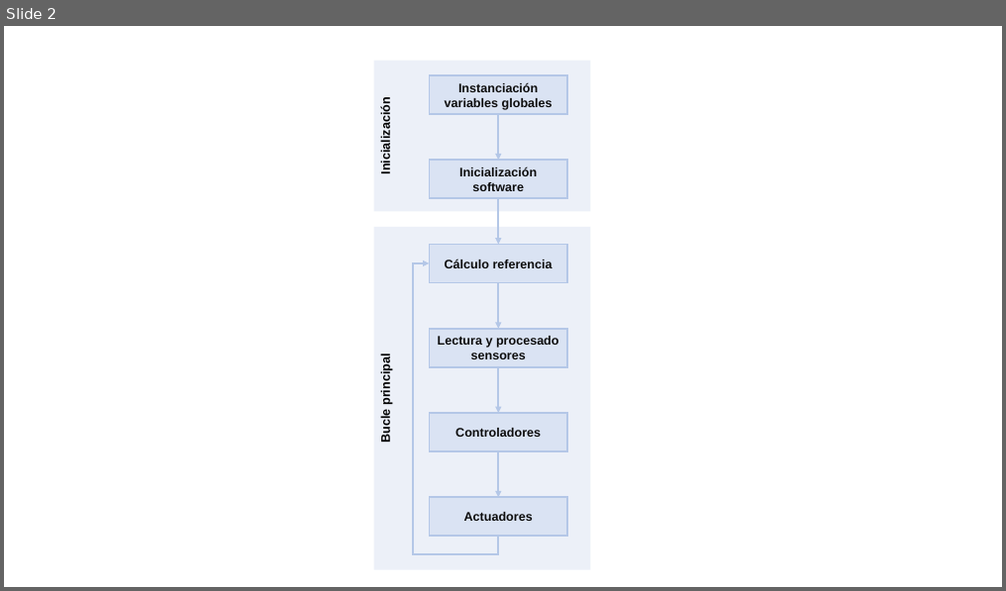
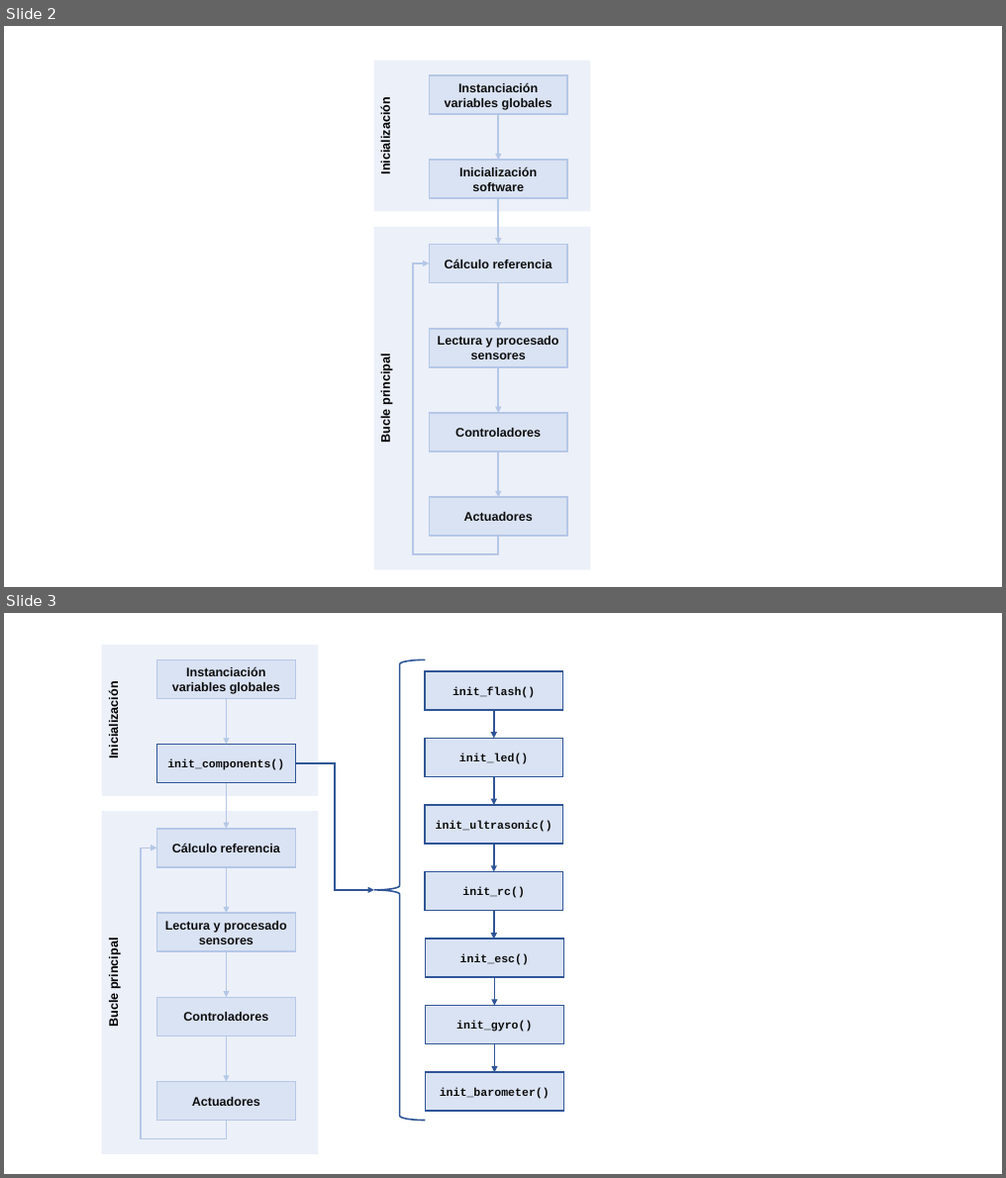
Before and after one commit to leonprietobailo/DroneSTM32F405, a slide deck: doc/schemes.pptx. Shown one above the other, each under a label of ours: slide 2 before the commit, slides 2 and 3 after it. The pictures are 1006x591 and 1006x1178 pixels, drawn with LibreOffice and Linux fonts; fonts in the diff are those of the drawing. Boxes give left, top, right and bottom in pixels: in the first picture for what was removed or moved away, otherwise in the second. Text is boxed around its words. In the diff, an @@ line names an element or a change of style, - is before the commit and + after.

```diff
--- a/doc/schemes.pptx
+++ b/doc/schemes.pptx
@@ slide 3 added at bbox=[4, 613, 1002, 1174], background #FFFFFF @@
@@ group added at bbox=[102, 645, 564, 1155]: 15 rectangles, 11 arrows, 2 elbow arrows, 1 left brace @@
+Inicialización
+Bucle principal
+Instanciación variables globales
+init_components()
+Cálculo referencia
+Lectura y procesado sensores
+Controladores
+Actuadores
+init_flash()
+init_barometer()
+init_led()
+init_ultrasonic()
+init_rc()
+init_esc()
+init_gyro()
```
Also in this commit, not shown: 1 other slide added, 1 other file.
